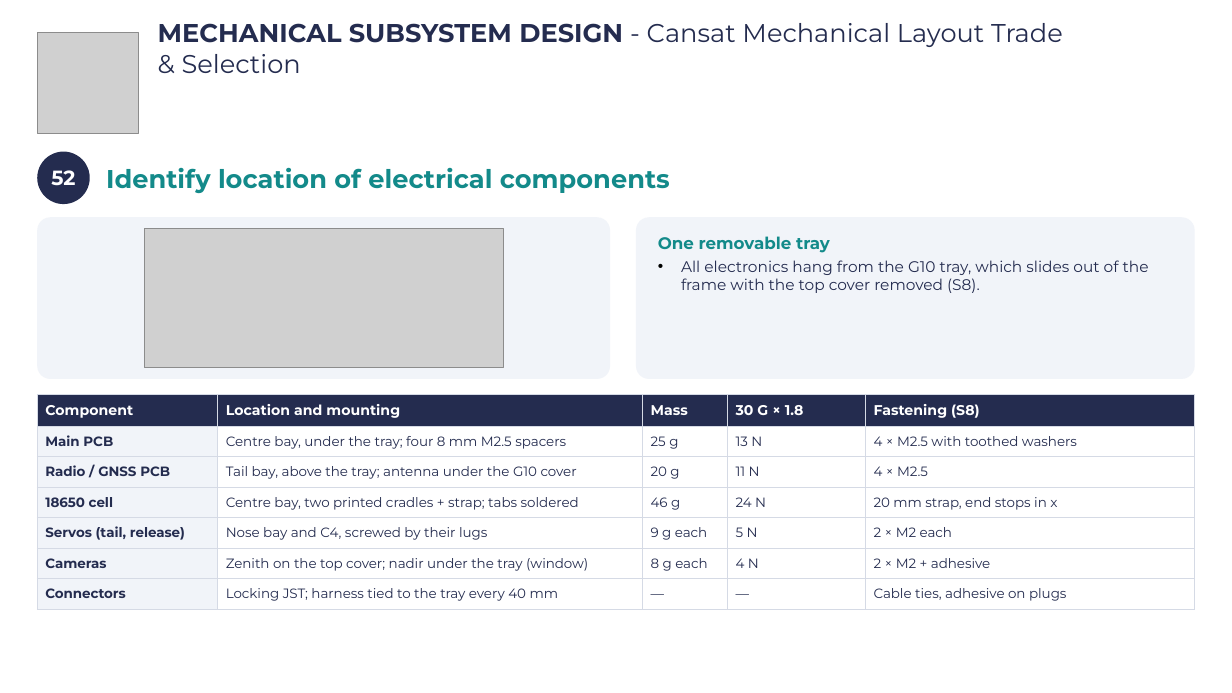
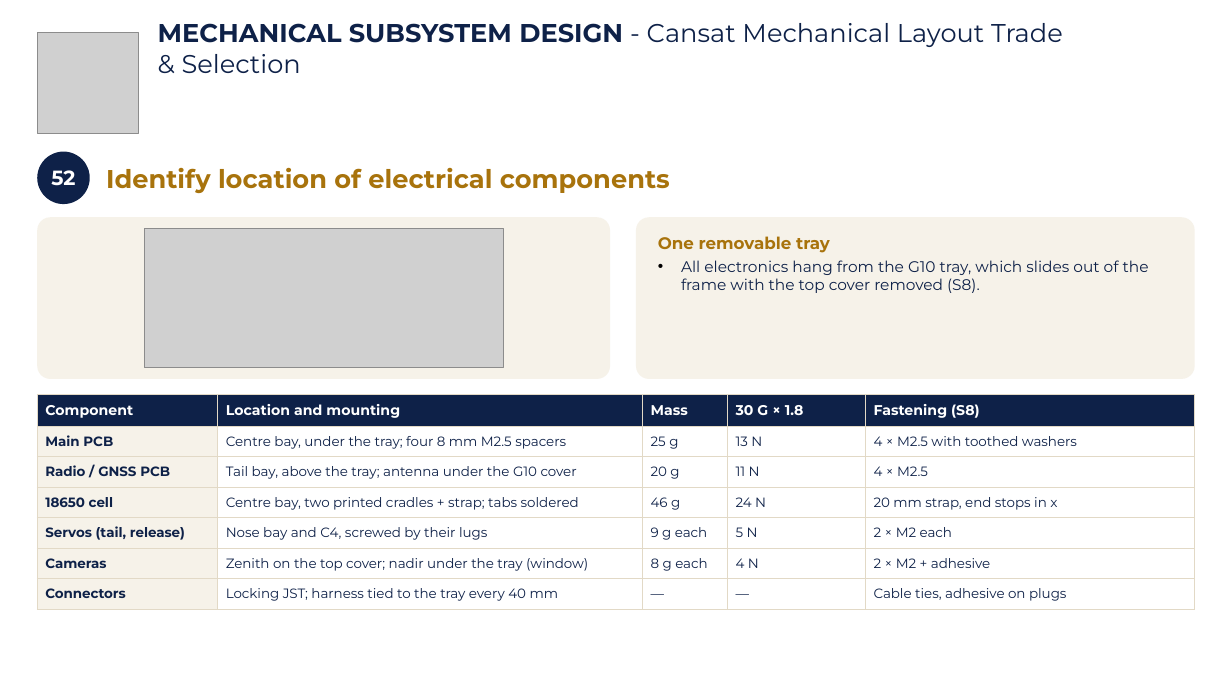
Before and after one commit to Caetano18/proyecto, a slide deck: slide 55 of cansat_pdr/laminas_plantilla/CanSat_PDR_Hermes_mecanica.pptx. Drawn at 1232x693 pixels with LibreOffice and Linux fonts; fonts in the diff are those of the drawing; grey boxes stand for pictures; background and template pictures are left out. Boxes give left, top, right and bottom in pixels: in the first picture for what was removed or moved away, otherwise in the second. Text is boxed around its words. In the diff, an @@ line names an element or a change of style, - is before the commit and + after.

```diff
--- a/cansat_pdr/laminas_plantilla/CanSat_PDR_Hermes_mecanica.pptx
+++ b/cansat_pdr/laminas_plantilla/CanSat_PDR_Hermes_mecanica.pptx
@@ text "MECHANICAL SUBSYSTEM DESIGN - Cansat ..." at [158, 23, 1063, 73]: text colour #242C4F to #0E2148 @@
@@ ellipse "52" at [37, 152, 90, 204]: fill #242C4F to #0E2148 @@
@@ text "Identify location of electrical components" at [106, 167, 670, 193]: text colour #138A8A to #A8730C @@
@@ rounded rectangle at [37, 217, 610, 379]: fill #F1F4F9 to #F6F2E9 @@
@@ rounded rectangle "One removable tray" at [636, 217, 1195, 379]: text colour #138A8A to #A8730C in "One removable tray"; text colour #242C4F to #0E2148 in "All electronics hang from the G10 tray, ..."; fill #F1F4F9 to #F6F2E9 @@
@@ table at [37, 395, 1194, 609] @@
@@ fill #242C4F to #0E2148 in row 1 @@
@@ fill #F1F4F9 to #F6F2E9 in 6 cells @@
@@ text colour #242C4F to #0E2148 in "Main PCB", "Centre bay, under the tray; four 8 ...", "25 g", "13 N" and 26 more places @@
@@ borders changed @@
```
Also in this commit, not shown: 104 other slides changed, 10 other files.
